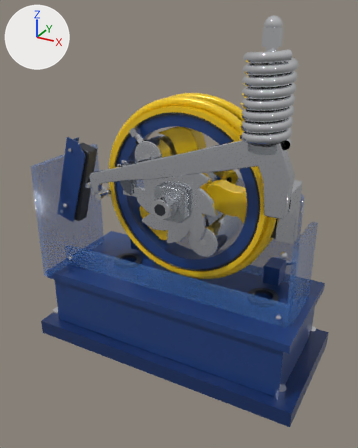
Renders of the glTF model models/gltf/overspeed_governor.glb from each side of a commit.
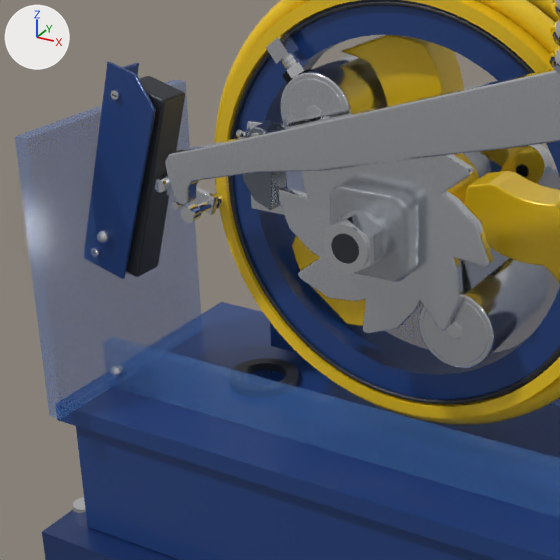
Each version is shown whole from a 50 mm camera at (0.263, -0.51, 0.43) aimed at (-0.01, -0.014, 0.182), then close up on the part from 7% to 68% of the width and 25% to 74% of the height. Every picture has the same lights, and +X, +Y and +Z are marked at upper left. The last two pictures show the newer version. Vertices at exactly the same position are counted once.

Names of what the first close-up shows: 'BaseFrame', 'Catch', 'Cover', 'Pawl', 'PendA', 'PendB', 'Plunger', 'Pulley', 'Ratchet' and 2 more.
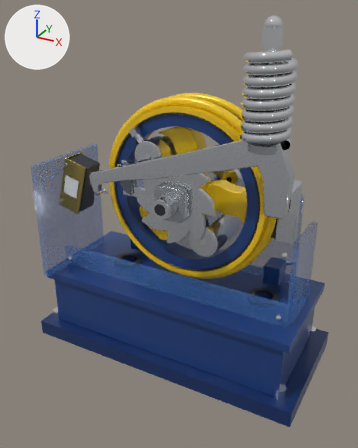
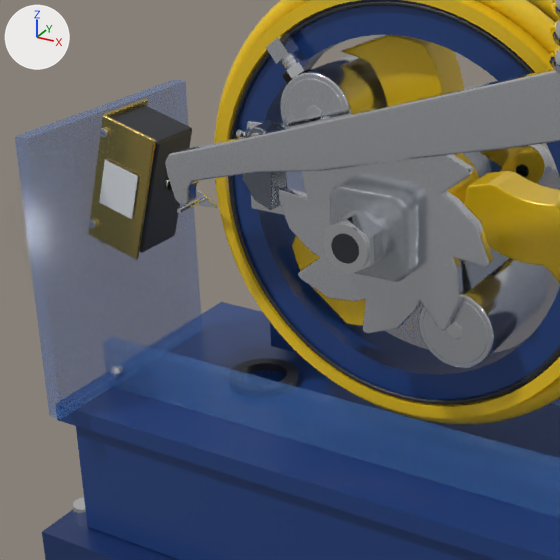
The change in detail:
Material 'Gov_Gold' (mat_gov_gold) is new.
Its base color is (0.52, 0.4, 0.115) (yellow #bfaa5f).
Its metallic is 0.95.
Its roughness is 0.22.
Its coat weight is 0.15.
Material 'Gov_Label' (mat_gov_label) is new.
Its base color is (0.7, 0.725, 0.75) (light grey #dadde1).
Its roughness is 0.4.
me_cube is used by ob_baseframe; location (0.0, 0.0, 0.0).
me_cube had 1744 vertices, 3396 faces and spanned x -0.195..0.17, y -0.085..0.085, z 0.0..0.282.
me_cube now has 1728 vertices, 3360 faces and spans x -0.195..0.17, y -0.085..0.085, z 0.0..0.257.
me_cube part 1: the loose piece of 96 vertices spanning x -0.172..-0.167, y -0.049..-0.047, z 0.177..0.182 is moved by (0.005, -0.005, 0.018).
me_cube part 2: the loose piece of 96 vertices spanning x -0.148..-0.144, y -0.049..-0.047, z 0.264..0.269 is moved by (-0.005, -0.005, -0.018).
me_cube part 3: the loose piece of 96 vertices spanning x -0.169..-0.121, y -0.043..-0.025, z 0.168..0.272 is multiplied about its middle by the matrix ((1.308, 0.0, -0.184), (0.0, 1.609, 0.0), (-0.184, 0.0, 0.671)).
me_cube part 4: the loose piece of 96 vertices spanning x -0.18..-0.151, y -0.046..-0.023, z 0.174..0.277 is scaled about its middle by (0.64, 1.45, 0.64), then moved by (0.005, 0.0, -0.001), in mat_gov_gold (yellow #bfaa5f).
me_cube part 5: a new loose piece of 96 vertices spanning x -0.169..-0.121, y -0.052..-0.05, z 0.183..0.257, in mat_gov_gold (yellow #bfaa5f).
me_cube part 6: 120 vertices removed from x -0.179..-0.124, y -0.047..-0.045, z 0.167..0.282; 8 vertices added at x -0.158..-0.132, y -0.053, z 0.206..0.234.
Other edits to the shape of me_cube do not show in these pictures.
me_cube gains material mat_gov_gold (yellow #bfaa5f).
me_cube gains material mat_gov_label (light grey #dadde1).
me_cylinder_104 is used by ob_plunger; location (-0.1292, -0.034, 0.2209).
me_cylinder_104 had 332 vertices, 640 faces and spanned x -0.0065..0.0301, y -0.0187..0.0068, z -0.0124..0.0065.
me_cylinder_104 now has 216 vertices, 416 faces and spans x -0.0042..0.0307, y -0.0188..0.0038, z -0.0091..0.0042.
me_cylinder_104 part 7: a new loose piece, a 16-sided cylinder along y spanning x -0.0024..0.0024, y -0.0038..0.0038, z -0.0024..0.0024, in mat_gov_chrome (white #edeff2).
me_cylinder_104 part 8: a new loose piece, a 24-sided cylinder along y spanning x 0.02..0.0225, y -0.0188..-0.0006, z -0.0069..-0.0044, in mat_gov_steel (white #e2e5ea).
me_cylinder_104 part 9: the loose piece of 96 vertices spanning x -0.0008..0.0301, y -0.0017..0.0017, z -0.0124..0.0033 is rebuilt with 88 vertices and now spans x -0.0009..0.0307, y -0.0006..0.0006, z -0.0091..0.0033.
me_cylinder_104 part 10: the loose piece of 80 vertices spanning x -0.0065..0.0065, y -0.0012..0.0012, z -0.0065..0.0065 is deleted.
me_cylinder_104 part 11: the loose piece of 48 vertices spanning x 0.022..0.03, y 0.0028..0.0068, z -0.011..-0.003 is deleted.
me_cylinder_104 part 12: the loose piece of 48 vertices spanning x 0.022..0.03, y -0.0187..-0.0127, z -0.011..-0.003 is deleted.
me_cylinder_104 part 13: the loose piece of 32 vertices spanning x -0.0035..0.0035, y -0.0067..0.0068, z -0.0035..0.0035 is deleted.
me_cylinder_104 part 14: the loose piece of 28 vertices spanning x 0.0237..0.0284, y -0.0157..0.0048, z -0.0094..-0.0046 is deleted.
Other edits to the shape of me_cylinder_104 do not show in these pictures.
me_cylinder_104 gains material mat_gov_gold (yellow #bfaa5f).

Changed parts and their boxes [x1, y1, x2, y2] in the close-ups (560 x 560 px; the box of a moved part takes in the faces that stretch with it):
'BaseFrame', reshaped: before [42, 62, 560, 560]; after [42, 99, 560, 560]
'Plunger', reshaped: before [154, 169, 225, 223]; after [164, 179, 218, 213]
part 1 of me_cube, moved or reshaped: before [96, 249, 100, 257]; after [88, 219, 97, 229]
part 2 of me_cube, moved or reshaped: before [111, 90, 120, 100]; after [99, 128, 109, 138]
part 3 of me_cube, moved or reshaped: before [126, 76, 185, 277]; after [111, 105, 192, 252]
part 4 of me_cube, moved or reshaped: before [123, 63, 139, 75]; after [103, 99, 148, 117]
part 5 of me_cube, added: after [89, 115, 156, 260]
part 6 of me_cube, reshaped: before [92, 62, 156, 279]; after [99, 160, 138, 219]
part 7 of me_cylinder_104, added: after [164, 179, 170, 189]
part 8 of me_cylinder_104, added: after [177, 198, 204, 213]
part 9 of me_cylinder_104, rebuilt: before [167, 177, 218, 215]; after [170, 187, 218, 208]
part 10 of me_cylinder_104, deleted: before [162, 169, 173, 195]
part 11 of me_cylinder_104, deleted: before [212, 192, 225, 209]
part 12 of me_cylinder_104, deleted: before [180, 204, 201, 223]
part 13 of me_cylinder_104, deleted: before [154, 176, 171, 192]
part 14 of me_cylinder_104, deleted (mostly hidden): before [198, 200, 212, 213]
